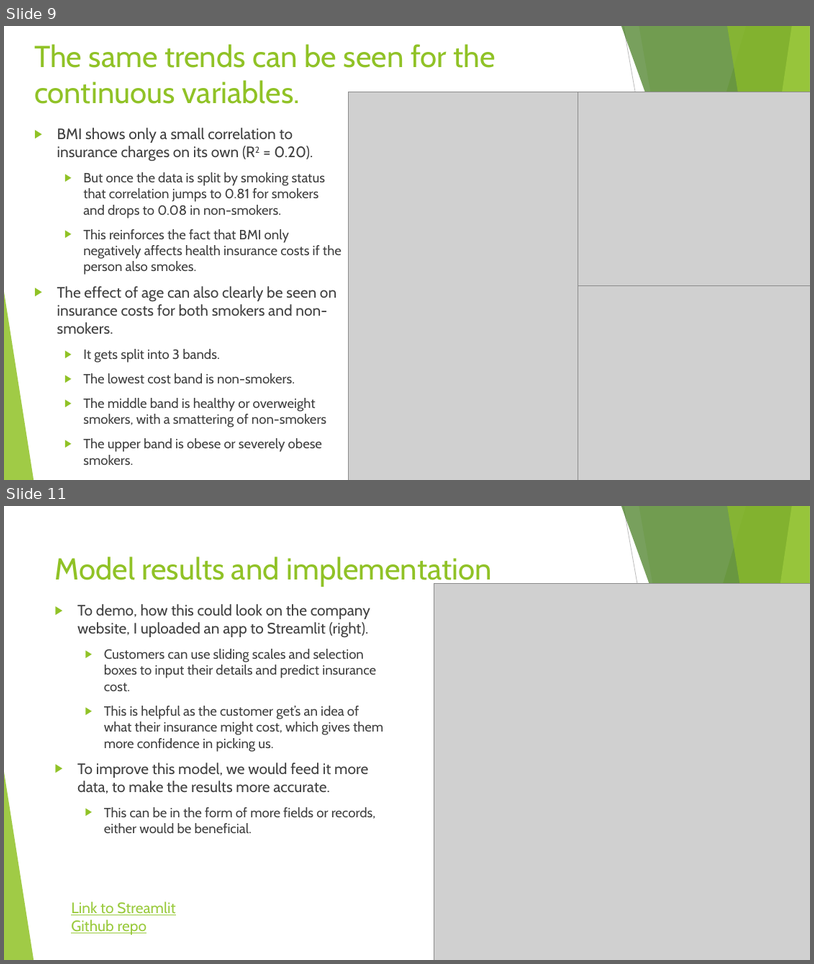
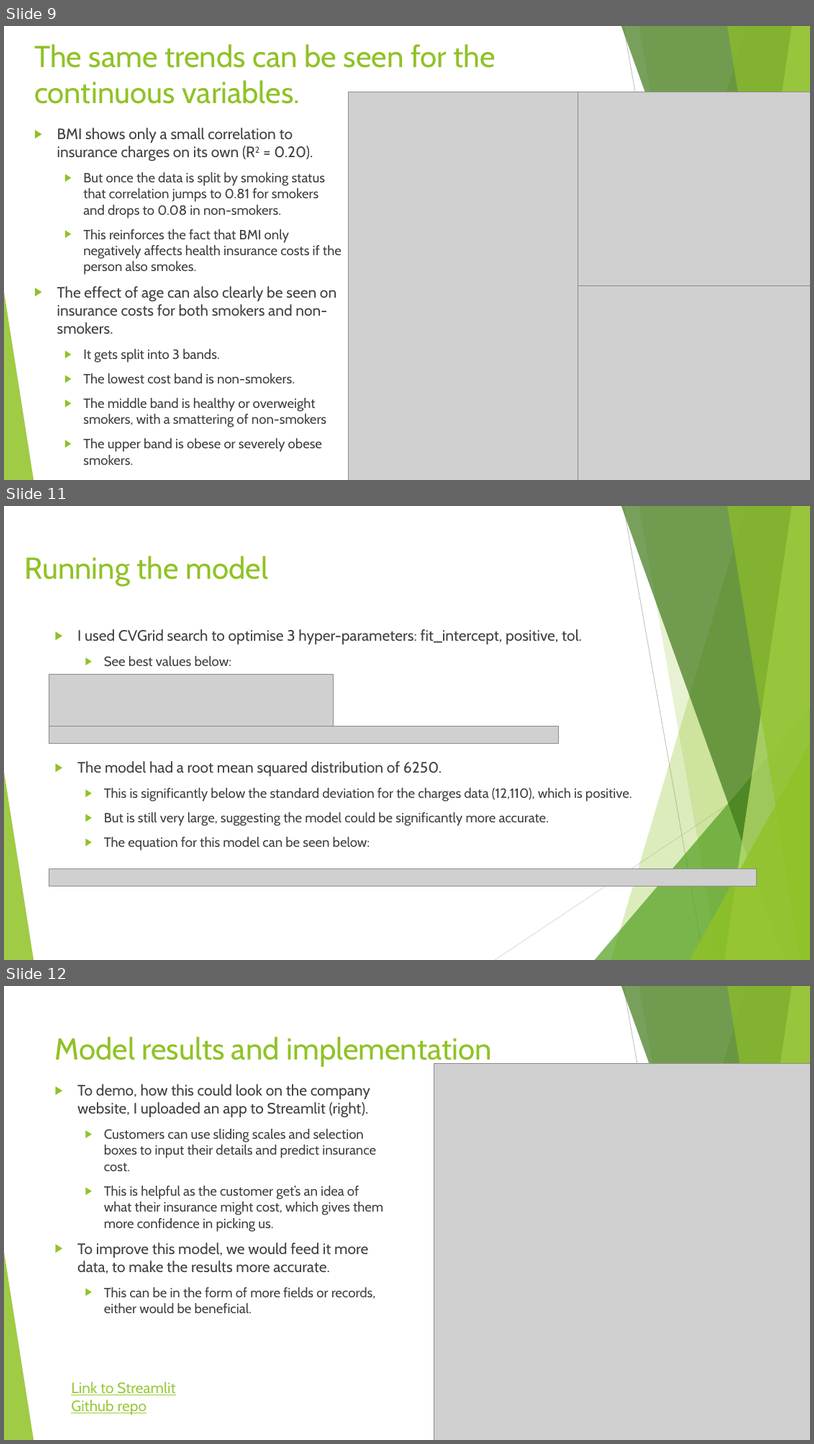
Before and after one commit to PointyH/Insuranceapp, a slide deck: Insurance charges analysis.pptx. Shown one above the other, each under a label of ours: slides 9 and 11 before the commit, slides 9, 11 and 12 after it; the slides between them are not shown. The pictures are 814x964 and 814x1444 pixels, drawn with LibreOffice and Linux fonts; fonts in the diff are those of the drawing; grey boxes stand for pictures. Boxes give left, top, right and bottom in pixels: in the first picture for what was removed or moved away, otherwise in the second. Text is boxed around its words. In the diff, an @@ line names an element or a change of style, - is before the commit and + after.

```diff
--- a/Insurance charges analysis.pptx
+++ b/Insurance charges analysis.pptx
@@ slide 11 added at <box>4,506,810,960</box>, background #FFFFFF; not listed: 10 template elements that a slide beside it also shows @@
@@ title added at <box>24,556,269,586</box>, 36 pt, text #90C226 @@
+Running the model
@@ text added at <box>77,629,633,850</box>, 16 pt, text #404040 @@
+▶ I used CVGrid search to optimise 3 hyper-parameters: fit_intercept, positive, tol.
+  ▶ See best values below:
+▶ The model had a root mean squared distribution of 6250.
+  ▶ This is significantly below the standard deviation for the charges data (12,110), which is positive.
+  ▶ But is still very large, suggesting the model could be significantly more accurate.
+  ▶ The equation for this model can be seen below:
@@ picture added at <box>49,674,333,726</box> @@
@@ picture added at <box>49,726,559,744</box> @@
@@ picture added at <box>49,869,756,886</box> @@
@@ what was slide 11 is now slide 12 @@
```
Also in this commit, not shown: 2 slides changed, 3 other files.
